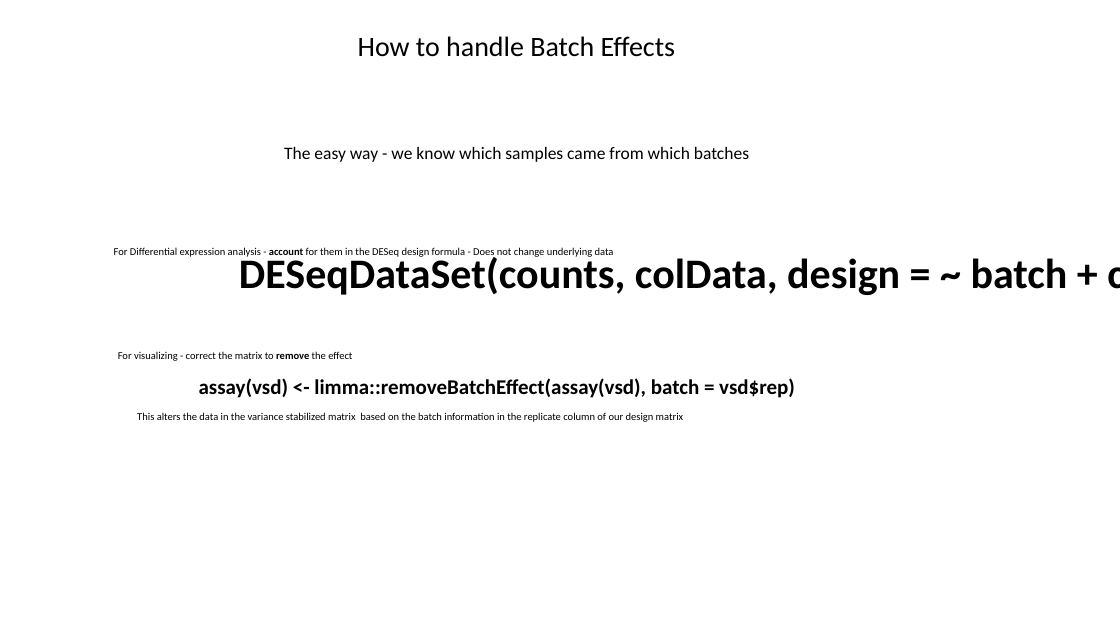
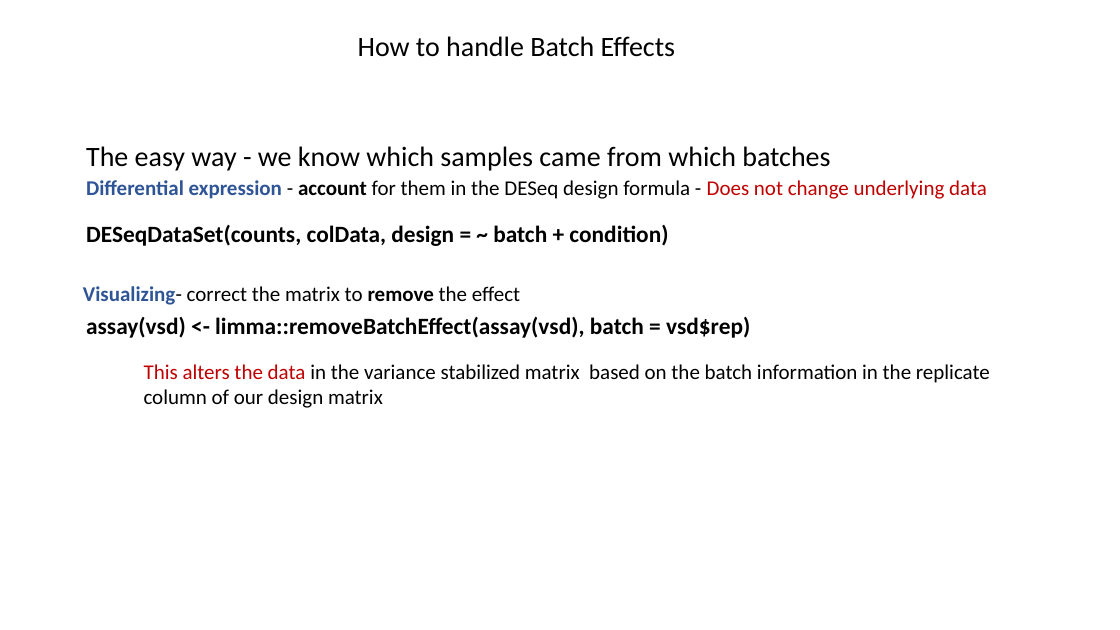
Before and after one commit to jraab/GNET749_RNAseq, a slide deck: slide 9 of lectures/2023_GNET749_Lecture6_Batch_ExpDesign.pptx. Drawn at 1120x630 pixels with LibreOffice and Linux fonts; fonts in the diff are those of the drawing. Boxes give left, top, right and bottom in pixels: in the first picture for what was removed or moved away, otherwise in the second. Text is boxed around its words. In the diff, an @@ line names an element or a change of style, - is before the commit and + after.

```diff
--- a/lectures/2023_GNET749_Lecture6_Batch_ExpDesign.pptx
+++ b/lectures/2023_GNET749_Lecture6_Batch_ExpDesign.pptx
@@ text "The easy way - we ...": place and size @@
-text "The easy way - we ..." at bbox=[284, 147, 749, 162]
+text "The easy way - we ..." at bbox=[86, 146, 830, 171]
@@ text "The easy way - we ..." at bbox=[86, 146, 830, 171]: size 15 to 24 pt @@
@@ text at bbox=[86, 180, 987, 199]: text changed; size 9 to 18 pt @@
-For Differential expression analysis - account for them in the DESeq design formula - Does not change underlying data
+Differential expression - account for them in the DESeq design formula - Does not change underlying data
@@ text "DESeqDataSet(counts, colData, design = ~ ...": place and size @@
-text "DESeqDataSet(counts, colData, design = ~ ..." at bbox=[239, 253, 1068, 295]
+text "DESeqDataSet(counts, colData, design = ~ ..." at bbox=[86, 225, 668, 246]
@@ text "DESeqDataSet(counts, colData, design = ~ ..." at bbox=[86, 225, 668, 246]: size 36 to 20 pt @@
@@ text at bbox=[83, 286, 520, 305]: text changed; size 9 to 18 pt @@
-For visualizing - correct the matrix to remove the effect
+Visualizing- correct the matrix to remove the effect
@@ text "assay(vsd) <- limma::removeBatchEffect(assay(vsd), batch = ...": place and size @@
-text "assay(vsd) <- limma::removeBatchEffect(assay(vsd), batch = ..." at bbox=[199, 378, 795, 398]
+text "assay(vsd) <- limma::removeBatchEffect(assay(vsd), batch = ..." at bbox=[86, 317, 750, 338]
@@ text "assay(vsd) <- limma::removeBatchEffect(assay(vsd), batch = ..." at bbox=[86, 317, 750, 338]: size 18 to 20 pt @@
@@ text "This alters the data in ...": place and size @@
-text "This alters the data in ..." at bbox=[137, 412, 683, 422]
+text "This alters the data in ..." at bbox=[144, 364, 990, 408]
@@ text "This alters the data in ..." at bbox=[144, 364, 990, 408]: size 9 to 18 pt; text colour #000000 to #C00000 in "This alters the data" @@
```
Also in this commit, not shown: 15 other slides changed, 1 slide added, 2 slides removed, 7 other files.
